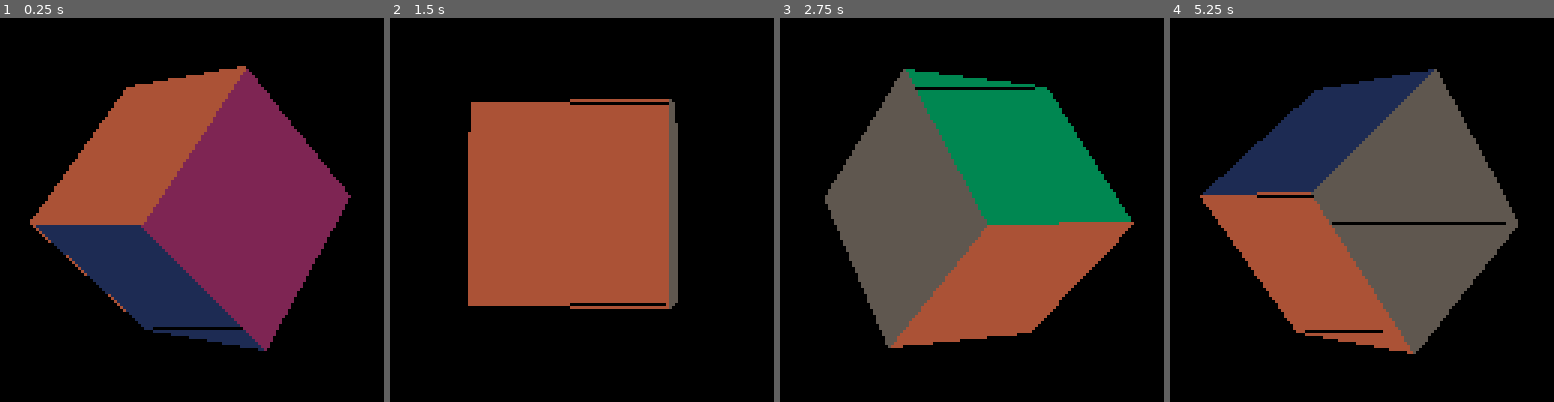
Above: before the commit, frames 1-4 (left to right).
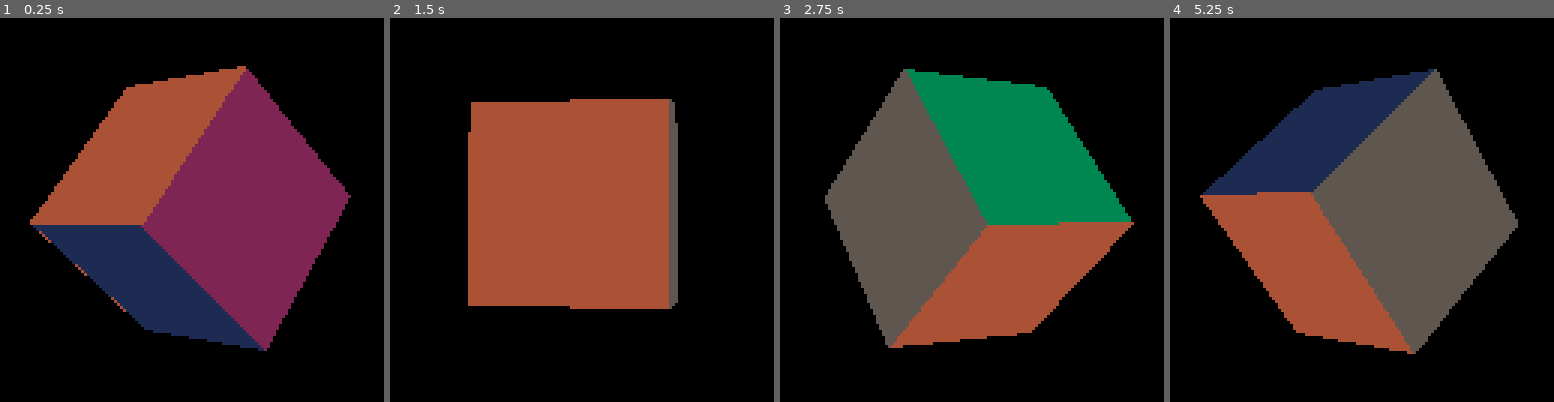
Above: after the commit, the same moments.

Repository: MrPicklePinosaur/pico8_carts
Game: PICO-8 cartridge 3d_renderer/3d.p8
The game is run twice, just before and just after one commit, with the same random seed, the same clock (stepped at 60 frames per second) and the same inputs.
Inputs:
- Up to frame 1 (0.25 s): no input
- Up to frame 2 (1.5 s): no input
- Up to frame 3 (2.75 s): no input
- Up to frame 4 (5.25 s): no input

The runs differ from the first frame. In frame 1, 0.3% of the frame differs, in the area x 8-64%, y 20-82%; in frame 2, 0.4%; in frame 3, 0.3%; in frame 4, 0.7%, in the area x 22-90%, y 21-83%.

Commit message:
fix line artifact

Diff:
--- a/3d_renderer/3d.p8
+++ b/3d_renderer/3d.p8
@@ -187,11 +187,12 @@
   else
     -- split the triangle into two triangles
     v4={
-      (v3[1]-v1[1])/(v3[2]-v1[2])*(v2[2]-v1[2])+v1[1],
+      flr((v3[1]-v1[1])/(v3[2]-v1[2])*(v2[2]-v1[2])+v1[1]),
       v2[2]
     } -- find the splitline
     raster_top(v1, v2, v4, c)
     raster_bot(v2, v4, v3, c)
+    line(v4[1], v2[2], v2[1], v2[2], c) -- draw extra middle line
   end
 end
 
